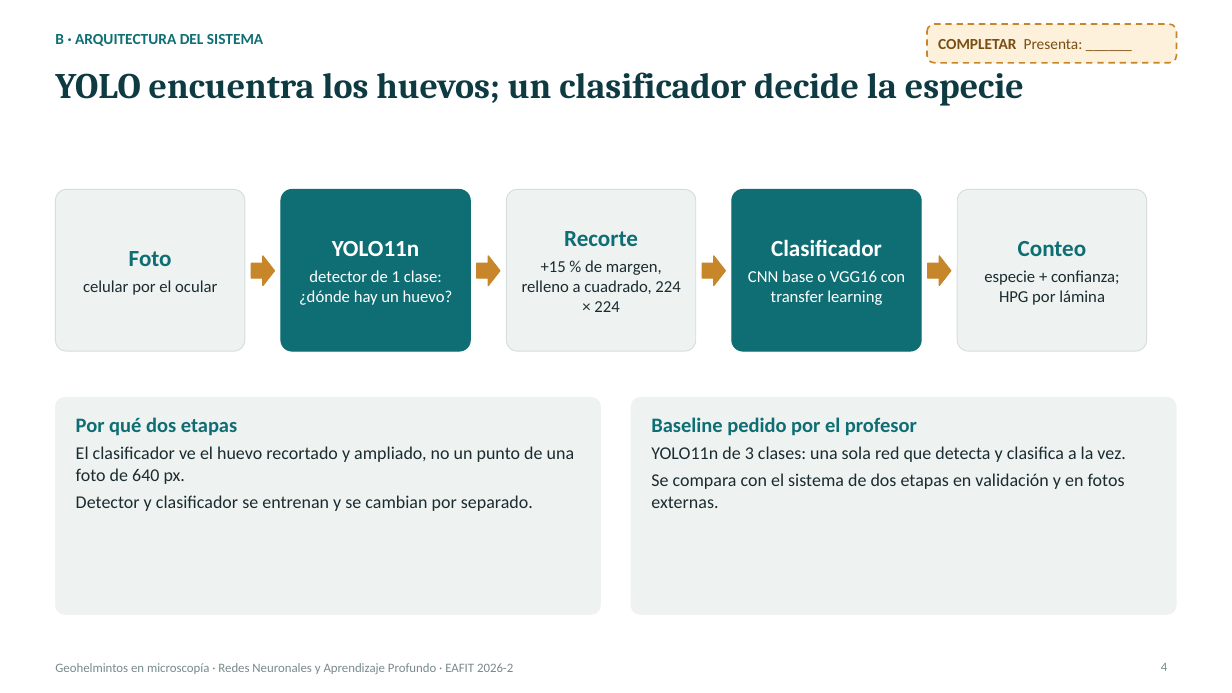
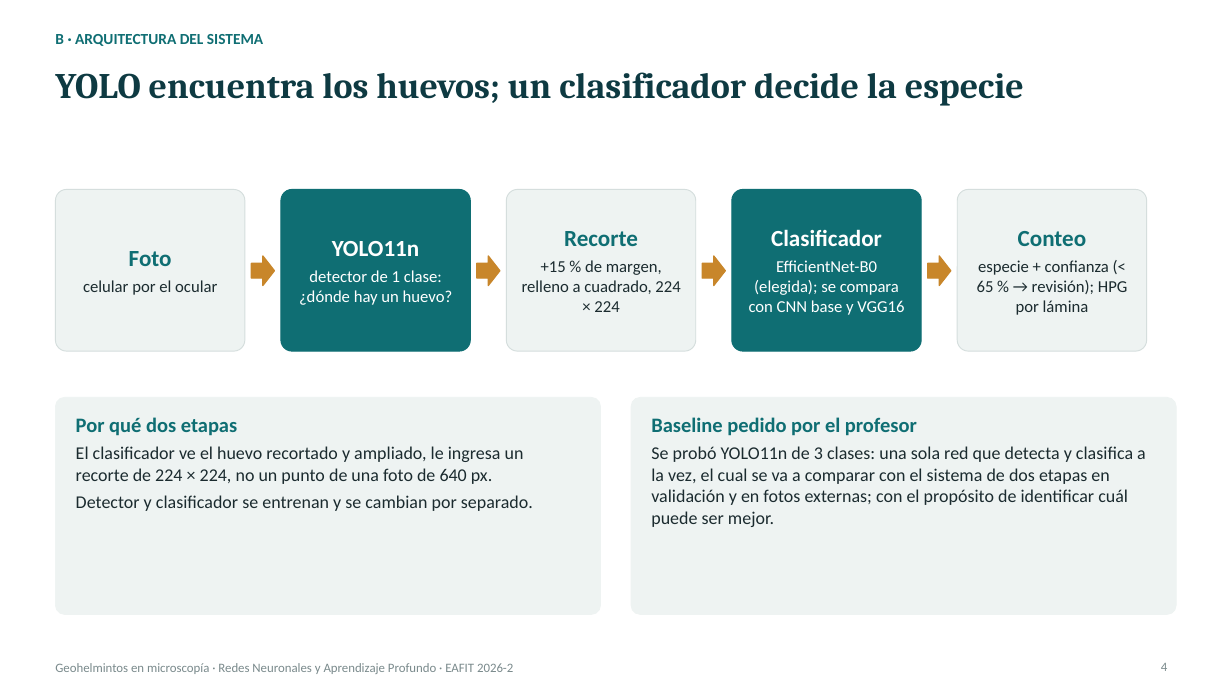
Before and after one commit to Llano0/ParCero_beta, a slide deck: slide 4 of docs/entregas/deep-learning/Presentacion_Geohelmintos_DL.pptx. Drawn at 1232x693 pixels with LibreOffice and Linux fonts; fonts in the diff are those of the drawing. Boxes give left, top, right and bottom in pixels: in the first picture for what was removed or moved away, otherwise in the second. Text is boxed around its words. In the diff, an @@ line names an element or a change of style, - is before the commit and + after.

```diff
--- a/docs/entregas/deep-learning/Presentacion_Geohelmintos_DL.pptx
+++ b/docs/entregas/deep-learning/Presentacion_Geohelmintos_DL.pptx
@@ rounded rectangle removed at (x1=927, y1=24, x2=1177, y2=63) @@
@@ text removed at (x1=938, y1=39, x2=1083, y2=49) @@
-COMPLETAR Presenta: ______
@@ text at (x1=749, y1=260, x2=904, y2=315): text changed @@
-CNN base o VGG16 con transfer learning
+EfficientNet-B0 (elegida); se compara con CNN base y VGG16
@@ text at (x1=977, y1=260, x2=1127, y2=315): text changed @@
-especie + confianza; HPG por lámina
+especie + confianza (< 65 % → revisión); HPG por lámina
@@ text at (x1=76, y1=446, x2=524, y2=484): text changed @@
-El clasificador ve el huevo recortado y ampliado, no un punto de una foto de 640 px.
+El clasificador ve el huevo recortado y ampliado, le ingresa un recorte de 224 × 224, no un punto de una foto de 640 px.
@@ text at (x1=651, y1=446, x2=1146, y2=527): text changed @@
-YOLO11n de 3 clases: una sola red que detecta y clasifica a la vez.
-Se compara con el sistema de dos etapas en validación y en fotos externas.
+Se probó YOLO11n de 3 clases: una sola red que detecta y clasifica a la vez, el cual se va a comparar con el sistema de dos etapas en validación y en fotos externas; con el propósito de identificar cuál puede ser mejor.
```
Also in this commit, not shown: 17 other slides changed, 2 slides added, 6 other files.
